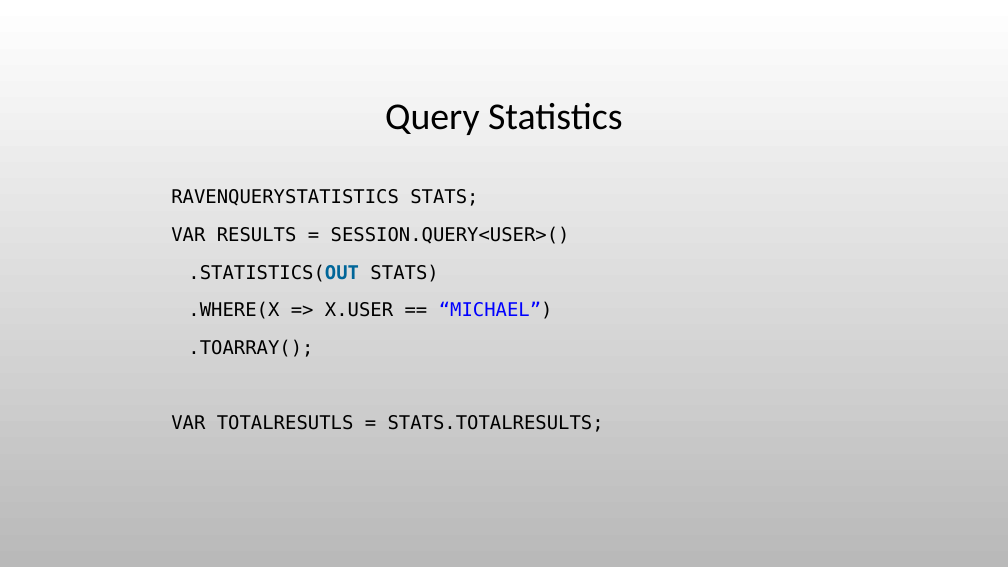
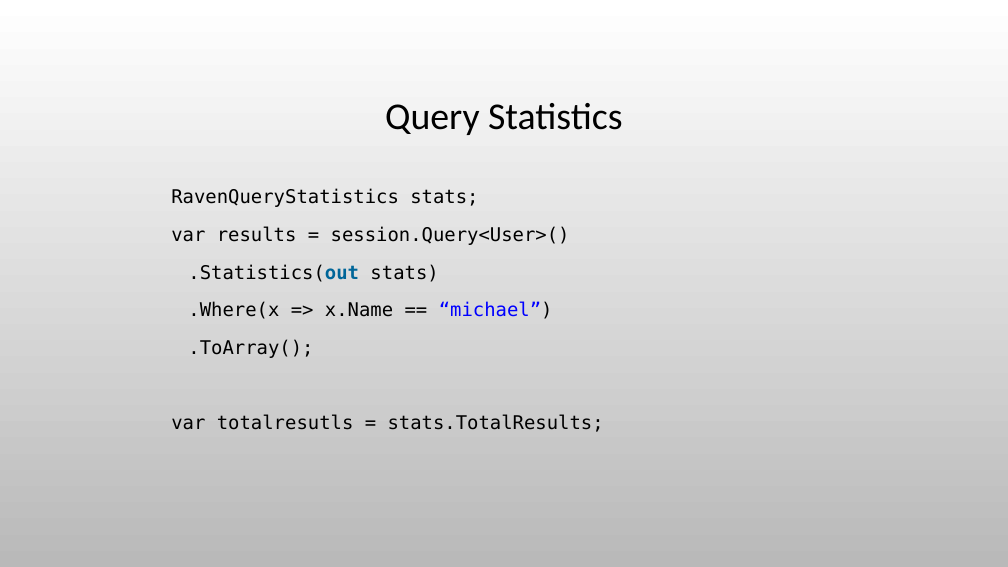
Before and after one commit to myarichuk/SeminarStuff, a slide deck: slide 17 of Presentations/Indexes.pptx. Drawn at 1008x567 pixels with LibreOffice and Linux fonts; fonts in the diff are those of the drawing; background and template pictures are left out. Boxes give left, top, right and bottom in pixels: in the first picture for what was removed or moved away, otherwise in the second. Text is boxed around its words. In the diff, an @@ line names an element or a change of style, - is before the commit and + after.

```diff
--- a/Presentations/Indexes.pptx
+++ b/Presentations/Indexes.pptx
@@ text at [188,301,553,319]: text changed @@
-.Where(x => x.User == “MICHAEL”)
+.Where(x => x.Name == “michael”)
@@ text at [171,414,604,432]: text changed @@
-var totalResutls = stats.TotalResults;
+var totalresutls = stats.TotalResults;
```
Also in this commit, not shown: 12 other slides changed, 1 slide removed, 12 other files.
